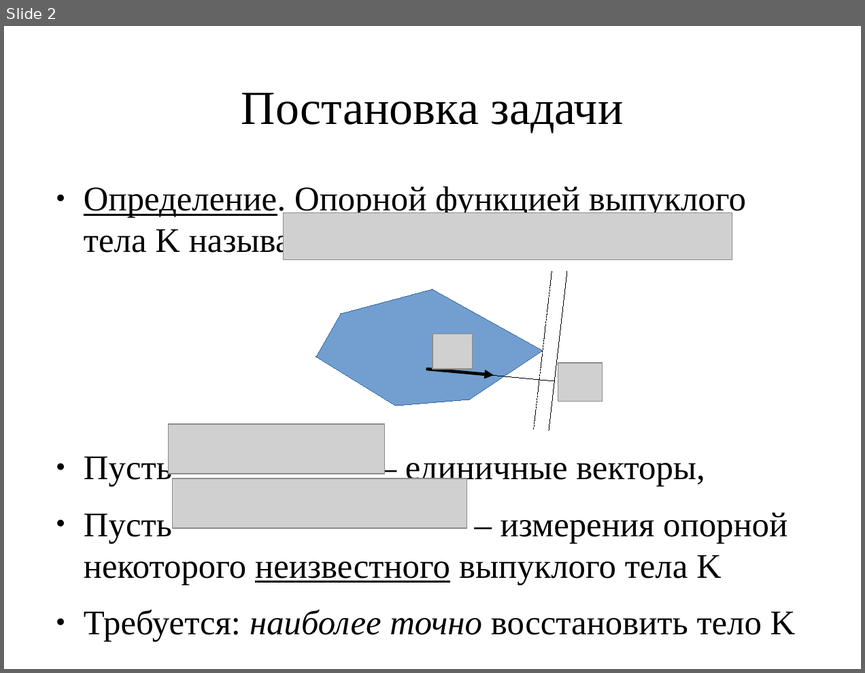
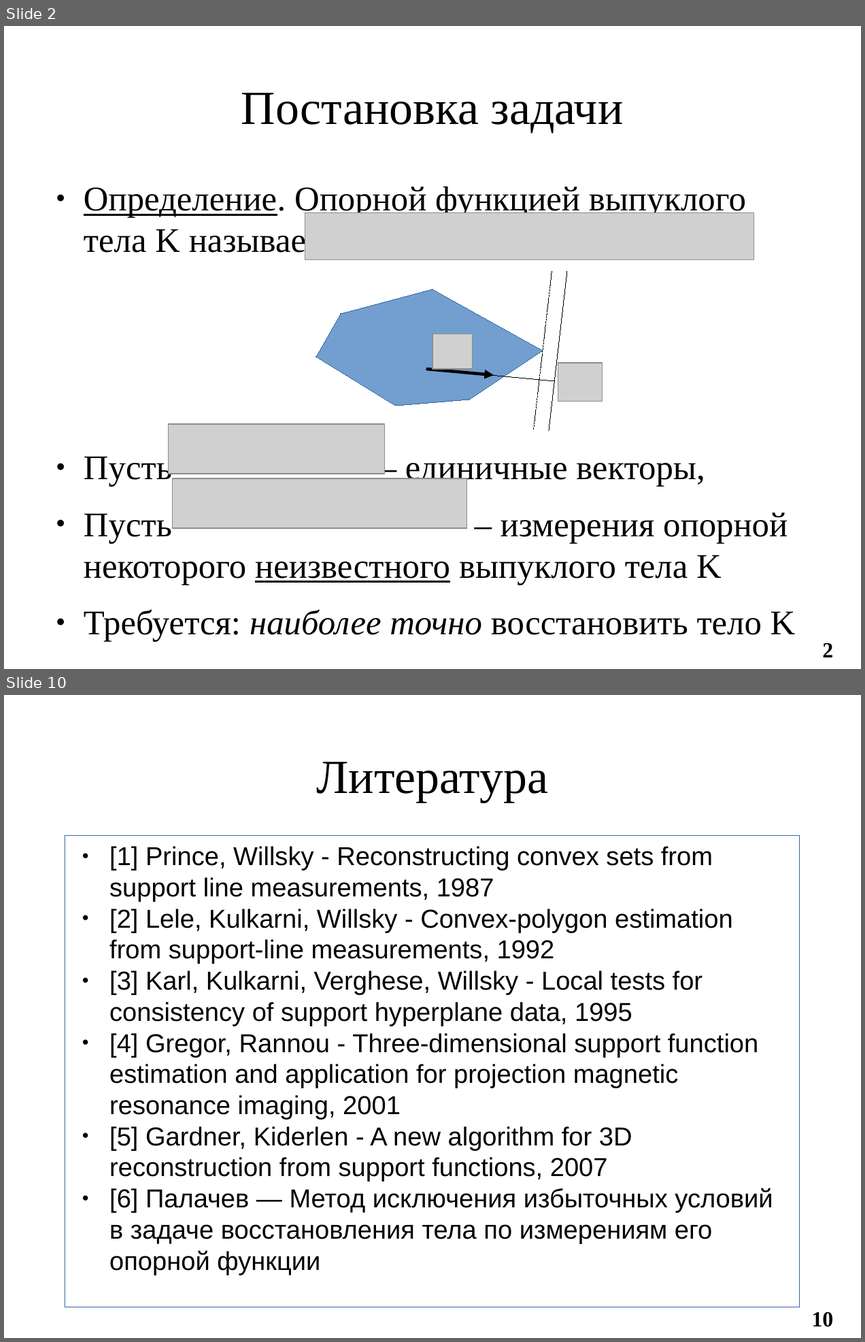
Before and after one commit to ilya-palachev/polyhedra-correction-library, a slide deck: Documentation/i.palachev/Thesis/LomonosovReadings2017/presentation-palachev.odp. Shown one above the other, each under a label of ours: slide 2 before the commit, slides 2 and 10 after it; the slides between them are not shown. The pictures are 865x673 and 865x1342 pixels, drawn with LibreOffice and Linux fonts; fonts in the diff are those of the drawing; grey boxes stand for pictures. Boxes give left, top, right and bottom in pixels: in the first picture for what was removed or moved away, otherwise in the second. Text is boxed around its words. In the diff, an @@ line names an element or a change of style, - is before the commit and + after.

```diff
--- a/Documentation/i.palachev/Thesis/LomonosovReadings2017/presentation-palachev.odp
+++ b/Documentation/i.palachev/Thesis/LomonosovReadings2017/presentation-palachev.odp
@@ slide 10 added at (4,695,861,1338), background #FFFFFF @@
@@ title added at (316,762,548,802), 44 pt, text #000000 @@
+Литература
@@ rectangle added at (65,836,800,1307), fill #FFFFFF, outline #3465A4 0 pt, 24 pt, text #000000 @@
+● [1] Prince, Willsky - Reconstructing convex sets from support line measurements, 1987
+● [2] Lele, Kulkarni, Willsky - Convex-polygon estimation from support-line measurements, 1992
+● [3] Karl, Kulkarni, Verghese, Willsky - Local tests for consistency of support hyperplane data, 1995
+● [4] Gregor, Rannou - Three-dimensional support function estimation and application for projection magnetic resonance imaging, 2001
+● [5] Gardner, Kiderlen - A new algorithm for 3D reconstruction from support functions, 2007
+● [6] Палачев — Метод исключения избыточных условий в задаче восстановления тела по измерениям его опорной функции
@@ page number added at (812,1312,834,1327), 20 pt, text #000000, bold @@
+10
@@ slide 2 changed as well @@
@@ picture: place and size @@
-picture at (283,212,732,259)
+picture at (305,212,754,259)
@@ page number added at (822,643,833,657), 20 pt, text #000000, bold @@
+2
```
Also in this commit, not shown: 1 other slide changed, 7 other slides added, 1 slide removed.
